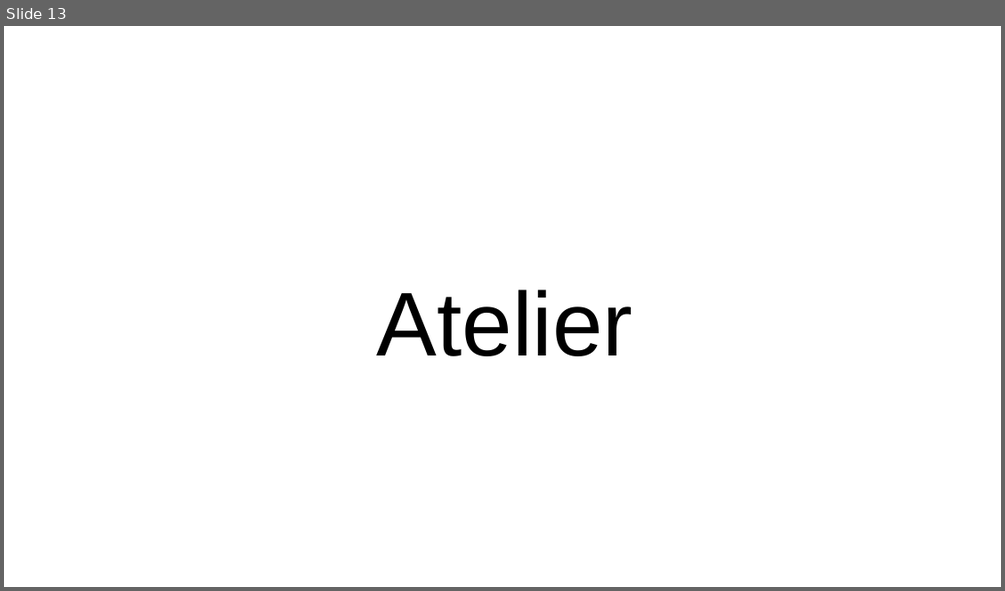
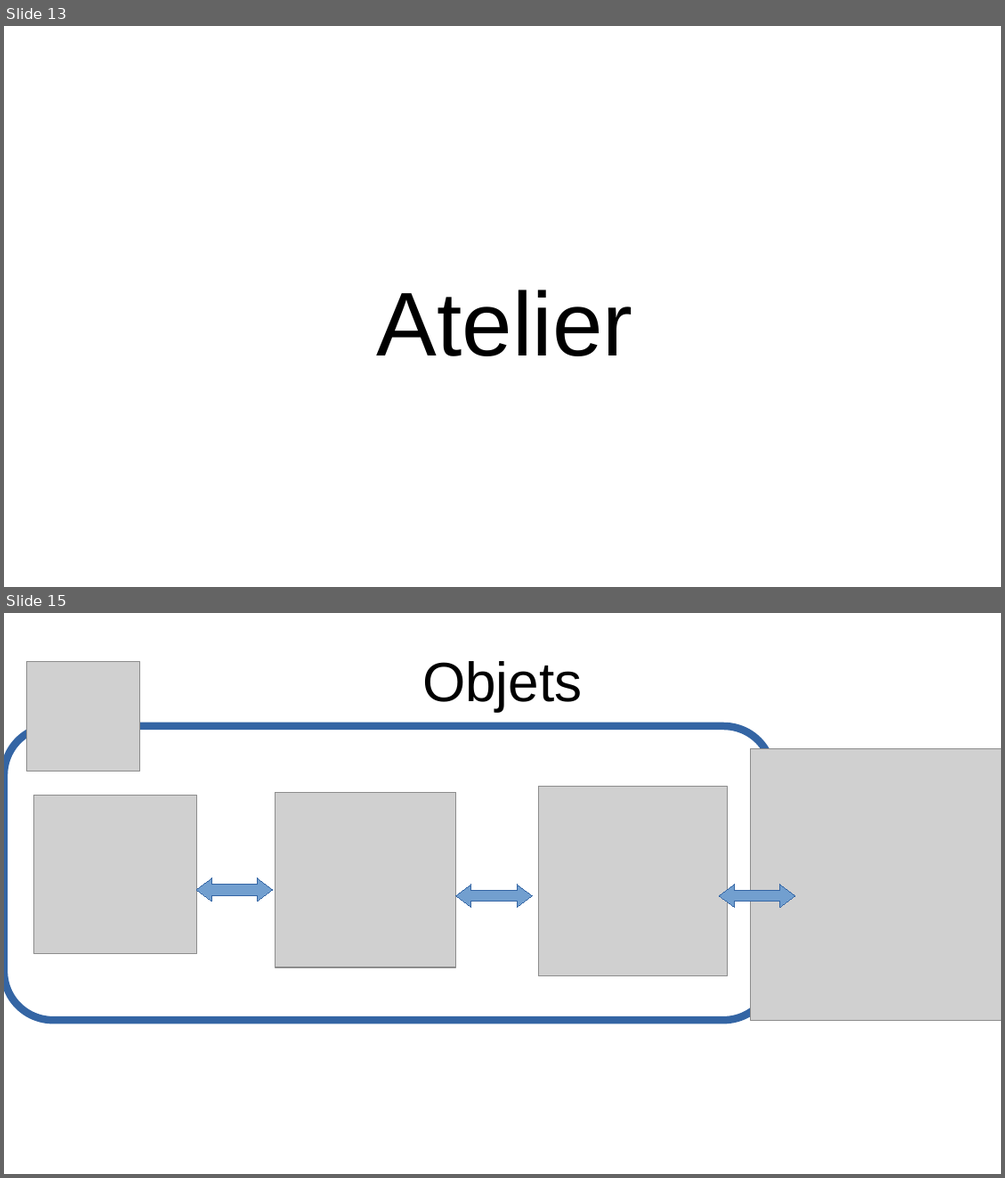
Before and after one commit to PaoloSini/Kube-DLVV, a slide deck: Pres.odp. Shown one above the other, each under a label of ours: slide 13 before the commit, slides 13 and 15 after it; the slides between them are not shown. The pictures are 1005x591 and 1005x1178 pixels, drawn with LibreOffice and Linux fonts; fonts in the diff are those of the drawing; grey boxes stand for pictures. Boxes give left, top, right and bottom in pixels: in the first picture for what was removed or moved away, otherwise in the second. Text is boxed around its words. In the diff, an @@ line names an element or a change of style, - is before the commit and + after.

```diff
--- a/Pres.odp
+++ b/Pres.odp
@@ slide 15 added at (x1=4, y1=613, x2=1001, y2=1174), background #FFFFFF @@
@@ picture added at (x1=26, y1=662, x2=139, y2=771) @@
@@ title added at (x1=422, y1=661, x2=582, y2=711), 44 pt, text #000000 @@
+Objets
@@ rounded rectangle added at (x1=4, y1=726, x2=773, y2=1020), fill #FFFFFF, outline #3465A4 6.01 pt @@
@@ picture added at (x1=750, y1=748, x2=1001, y2=1020) @@
@@ picture added at (x1=34, y1=795, x2=196, y2=953) @@
@@ picture added at (x1=275, y1=792, x2=456, y2=967) @@
@@ picture added at (x1=539, y1=787, x2=728, y2=976) @@
@@ left right arrow added at (x1=196, y1=878, x2=273, y2=900), fill #729FCF, outline #3465A4 0 pt @@
@@ left right arrow added at (x1=456, y1=884, x2=533, y2=907), fill #729FCF, outline #3465A4 0 pt @@
@@ left right arrow added at (x1=720, y1=884, x2=795, y2=907), fill #729FCF, outline #3465A4 0 pt @@
```
Also in this commit, not shown: 1 slide changed, 3 other slides added, 5 other files.
